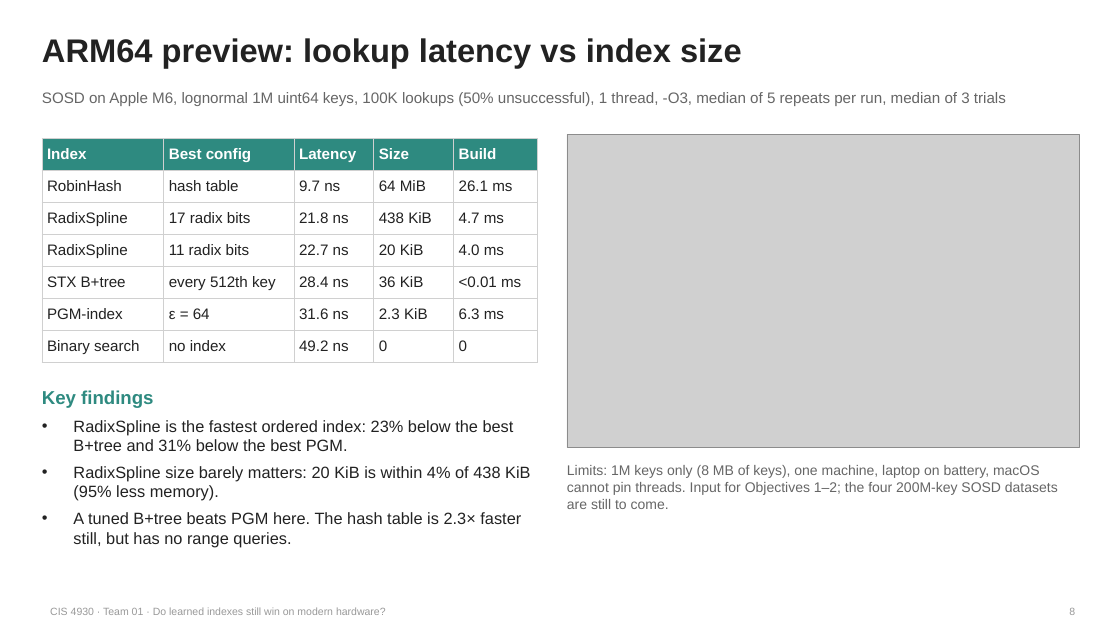
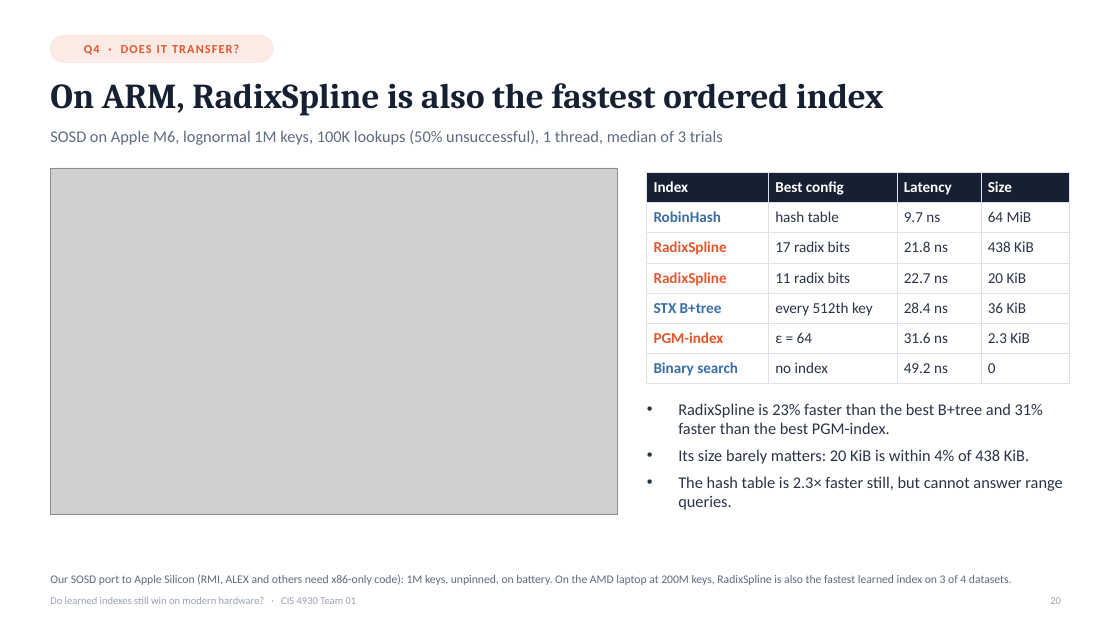
Before and after one commit to khangpt2k6/CIS4930, a slide deck: slide 20 of slides/final_presentation.pptx (slide 8 before the commit). Drawn at 1120x630 pixels with LibreOffice and Linux fonts; fonts in the diff are those of the drawing; grey boxes stand for pictures. Boxes give left, top, right and bottom in pixels: in the first picture for what was removed or moved away, otherwise in the second. Text is boxed around its words. In the diff, an @@ line names an element or a change of style, - is before the commit and + after.

Commit message:
deck: sosd results replace placeholders, outlier/tail slide, new conclusion + pdf

```diff
--- a/slides/final_presentation.pptx
+++ b/slides/final_presentation.pptx
@@ title removed at [42,38,742,68] @@
-ARM64 preview: lookup latency vs index size
@@ rounded rectangle added at [50,35,273,62], fill #FCEAE4, outline #FCEAE4 1 pt @@
@@ text added at [84,44,239,55], 10.5 pt, text #E4572E, bold @@
+Q4 · DOES IT TRANSFER?
@@ title added at [50,83,883,116], 30 pt, text #162033, bold @@
+On ARM, RadixSpline is also the fastest ordered index
@@ text at [50,130,723,145]: text changed; size 13 to 14 pt; font Arial to Calibri; text colour #666666 to #5E6B80 @@
-SOSD on Apple M6, lognormal 1M uint64 keys, 100K lookups (50% unsuccessful), 1 thread, -O3, median of 5 repeats per run, median of 3 trials
+SOSD on Apple M6, lognormal 1M keys, 100K lookups (50% unsuccessful), 1 thread, median of 3 trials
@@ picture: place and size @@
-picture at [567,134,1080,448]
+picture at [50,168,618,514]
@@ table at [647,172,1070,380] @@
-column 5: Build | 26.1 ms | 4.7 ms | 4.0 ms | <0.01 ms | 6.3 ms | 0
@@ table: place and size @@
-table at [42,139,538,358]
+table at [647,172,1070,380]
@@ text removed at [42,390,153,408] @@
-Key findings
@@ text at [678,403,1062,510]: text changed; font Arial to Calibri; text colour #222222 to #2A3447 @@
-• RadixSpline is the fastest ordered index: 23% below the best B+tree and 31% below the best PGM.
-• RadixSpline size barely matters: 20 KiB is within 4% of 438 KiB (95% less memory).
-• A tuned B+tree beats PGM here. The hash table is 2.3× faster still, but has no range queries.
+• RadixSpline is 23% faster than the best B+tree and 31% faster than the best PGM-index.
+• Its size barely matters: 20 KiB is within 4% of 438 KiB.
+• The hash table is 2.3× faster still, but cannot answer range queries.
@@ text removed at [567,465,1058,509] @@
-Limits: 1M keys only (8 MB of keys), one machine, laptop on battery, macOS cannot pin threads. Input for Objectives 1–2; the four 200M-key SOSD datasets are still to come.
@@ text at [50,597,357,604]: text changed; font Arial to Calibri; text colour #999999 to #98A3B5 @@
-CIS 4930 · Team 01 · Do learned indexes still win on modern hardware?
+Do learned indexes still win on modern hardware? · CIS 4930 Team 01
@@ text added at [50,574,1012,585], 10 pt, text #5E6B80 @@
+Our SOSD port to Apple Silicon (RMI, ALEX and others need x86-only code): 1M keys, unpinned, on battery. On the AMD laptop at 200M keys, RadixSpline is also the fastest learned index on 3 of 4 datasets.
@@ page number added at [1050,597,1061,604], 9 pt, text #98A3B5 @@
+20
@@ page number removed at [1069,608,1075,615] @@
-8
```
Also in this commit, not shown: 8 other slides changed, 16 slides added, 7 slides removed, 4 other files.
